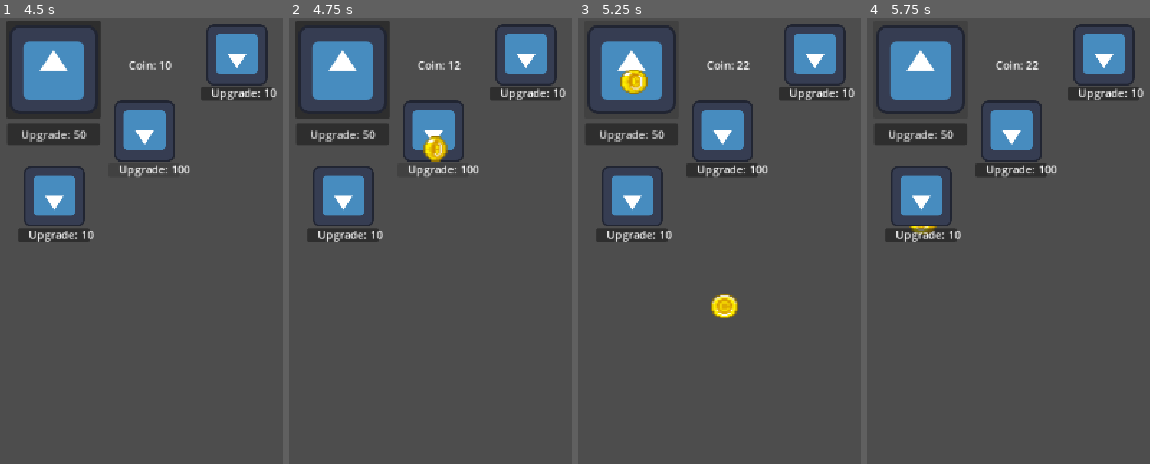
Above: before the commit, frames 1-4 (left to right).
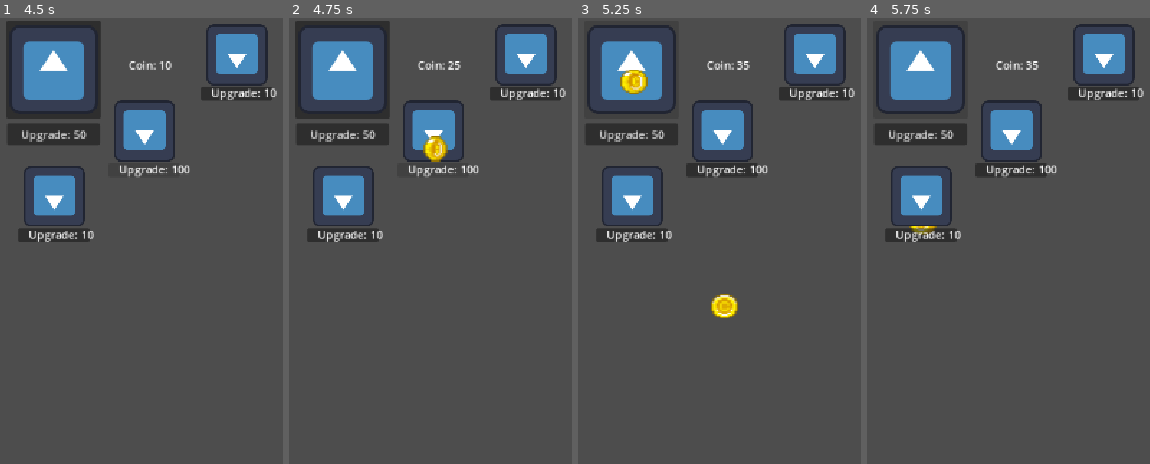
Above: after the commit, the same moments.

Repository: multii-RC/Clicker-Game-Real
Game: Godot game, scene res://Scenes/GameScene1.tscn
Two runs of this game, one before a commit and one after it. Both use one fixed random seed, a clock stepped at 60 frames per second and the inputs below. The project has no main scene, so this scene is started directly. The engine's default icon, where the game draws it, is replaced by a stand-in: a white triangle on a blue panel in a dark square.
Inputs (mouse positions are in pixels of both pictures, inside the frame that each line leads up to):
- Up to frame 1 (4.5 s): click "Upgrade: 50" at 0.5 s; click (144, 169) at 1.27 s; click (53, 71) at 2 s; click (53, 71) at 2.75 s; click "Upgrade: 50" at 3.5 s; click (144, 169) at 4.27 s
- Up to frame 2 (4.75 s): no input
- Up to frame 3 (5.25 s): click (631, 71) at 5 s
- Up to frame 4 (5.75 s): no input

Frame 1 is identical in both runs. In frame 2, less than 0.1% of the frame differs, in the area x 56-61%, y 9-12%; in frame 3, less than 0.1%; in frame 4, less than 0.1%.

Commit message:
Setting passive scaling across gens

Diff:
--- a/Scenes/GameScene1.tscn
+++ b/Scenes/GameScene1.tscn
@@ -37,6 +37,7 @@
 layout_mode = 1
 Game = NodePath("..")
 timeInterval = 2.5
+passiveScale = 7.5
 
 [node name="Passive Generator2" parent="." unique_id=588450597 node_paths=PackedStringArray("Game") instance=ExtResource("3_heejh")]
 layout_mode = 1
@@ -46,6 +47,7 @@
 offset_bottom = -292.0
 Game = NodePath("..")
 timeInterval = 1.0
+passiveScale = 5.0
 
 [node name="Passive Generator3" parent="." unique_id=1285935763 node_paths=PackedStringArray("Game") instance=ExtResource("3_heejh")]
 layout_mode = 1
@@ -55,6 +57,7 @@
 offset_bottom = -496.0
 Game = NodePath("..")
 timeInterval = 5.0
+passiveScale = 10.0
 
 [connection signal="ClickerSignal" from="ClickerButton" to="." method="_on_clicker_signal"]
 [connection signal="CoinGenerated" from="Passive Generator" to="." method="_on_coin_generated"]
--- a/Scripts/passive_generator.gd
+++ b/Scripts/passive_generator.gd
@@ -12,8 +12,11 @@
 
 @export var Game: Node
 
+# make it so i can scale the timer across the gens
 @export var timeInterval: float
 
+# make it so I can scale passive strength across gens
+@export var passiveScale: float
 # Called when the node enters the scene tree for the first time.
 func _ready() -> void:
 	PassiveCost = 10
@@ -32,7 +35,7 @@
 	# Check Cost
 	if Game.coin >= PassiveCost:
 		Game.coin = Game.coin - PassiveCost
-		PassiveStrength = (PassiveStrength + 1) * 2
+		PassiveStrength = (PassiveStrength + passiveScale) * 2
 		PassiveCost = PassiveCost * 10
 	# If have money: Double strength, Raise price
 
